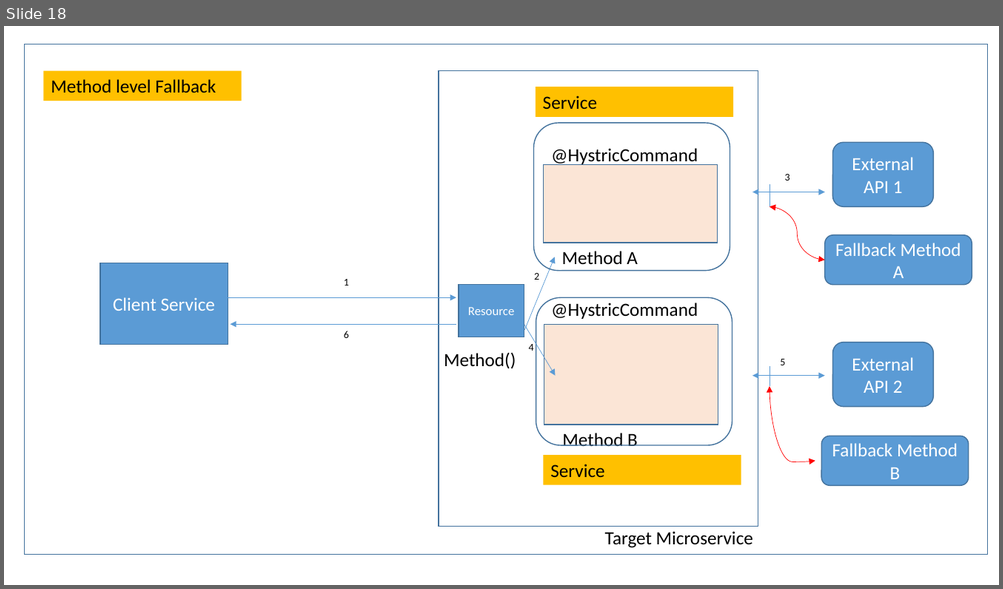
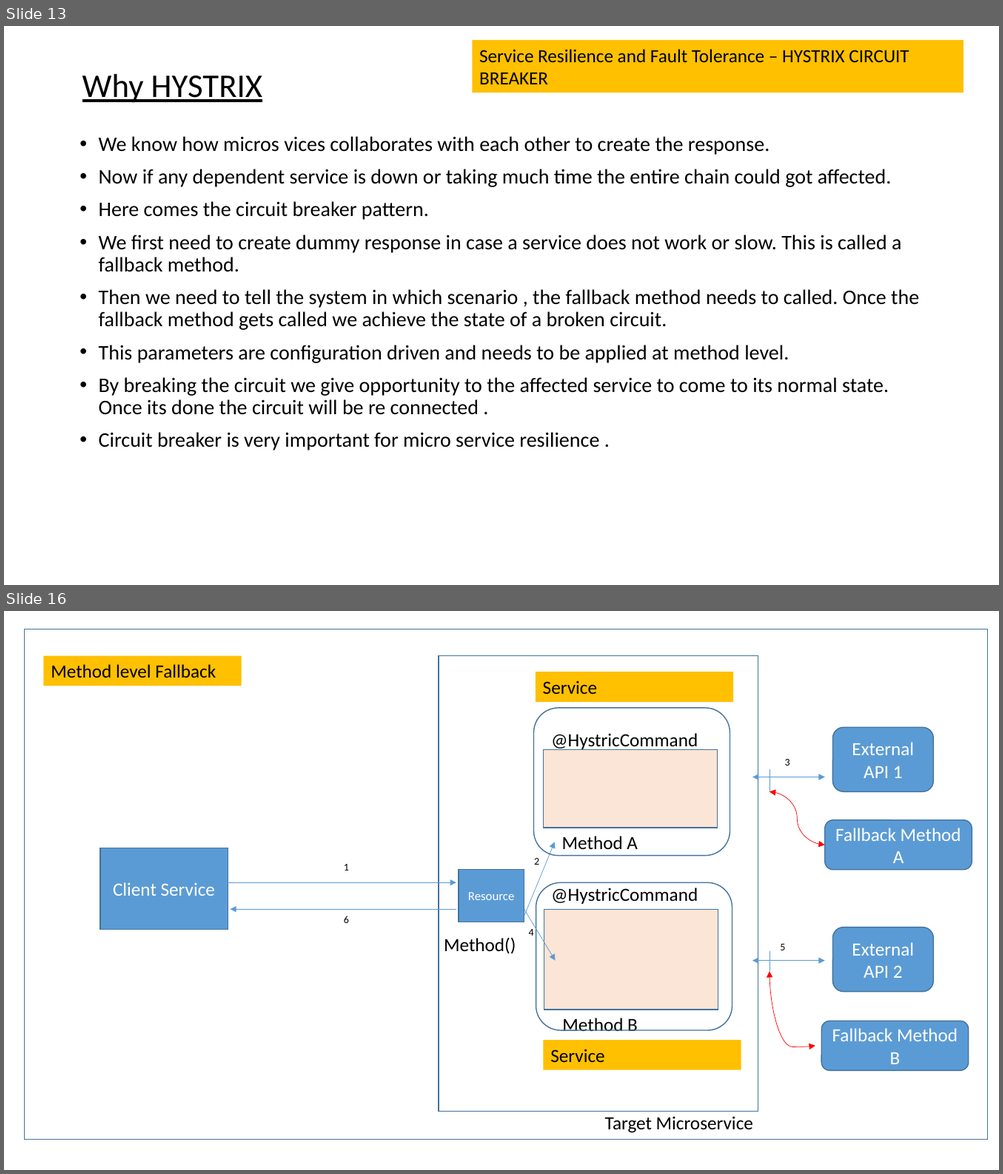
Before and after one commit to krishmetalhead/microservices, a slide deck: Microservice_Architecture_Defined.pptx. Shown one above the other, each under a label of ours: slide 18 before the commit, slides 13 and 16 after it; the slides between them are not shown. The pictures are 1003x589 and 1003x1174 pixels, drawn with LibreOffice and Linux fonts; fonts in the diff are those of the drawing. Boxes give left, top, right and bottom in pixels: in the first picture for what was removed or moved away, otherwise in the second. Text is boxed around its words. In the diff, an @@ line names an element or a change of style, - is before the commit and + after.

```diff
--- a/Microservice_Architecture_Defined.pptx
+++ b/Microservice_Architecture_Defined.pptx
@@ slide 13 added at [4,26,999,585], background #FFFFFF @@
@@ rectangle added at [472,40,963,93], fill #FFC000, 18 pt, text #000000 @@
+Service Resilience and Fault Tolerance – HYSTRIX CIRCUIT BREAKER
@@ text added at [82,74,262,103], 32 pt, text #000000, underline @@
+Why HYSTRIX
@@ text added at [99,136,919,451], 20 pt, text #000000 @@
+• We know how micros vices collaborates with each other to create the response.
+• Now if any dependent service is down or taking much time the entire chain could got affected.
+• Here comes the circuit breaker pattern.
+• We first need to create dummy response in case a service does not work or slow. This is called a fallback method.
+• Then we need to tell the system in which scenario , the fallback method needs to called. Once the fallback method gets called we achieve the state of a broken circuit.
+• This parameters are configuration driven and needs to be applied at method level.
+• By breaking the circuit we give opportunity to the affected service to come to its normal state. Once its done the circuit will be re connected .
+• Circuit breaker is very important for micro service resilience .
@@ what was slide 18 is now slide 16 @@
```
Also in this commit, not shown: 5 slides changed, 30 other slides added, 14 slides removed.
